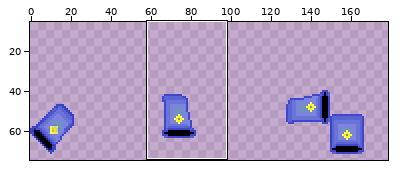
Sprite sheet: TeddysAdventure/TeddysAdventure/TeddysAdventureContent/Objects/PulseArm.png. Above, an overview of the earlier version with the close-up marked.
Close-up. Before the edit:
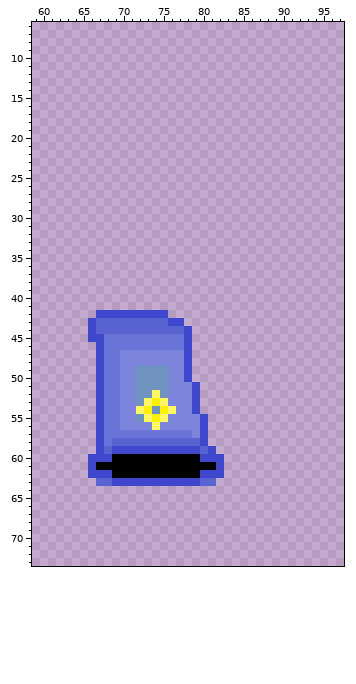
The file is 200x75 pixels. Colours within 5 levels of each other are drawn and written as one. Shown: x 59..97, y 6..73. The wide view leaves out empty margins. The commit also changed other parts of the picture, which this record leaves out.
After:
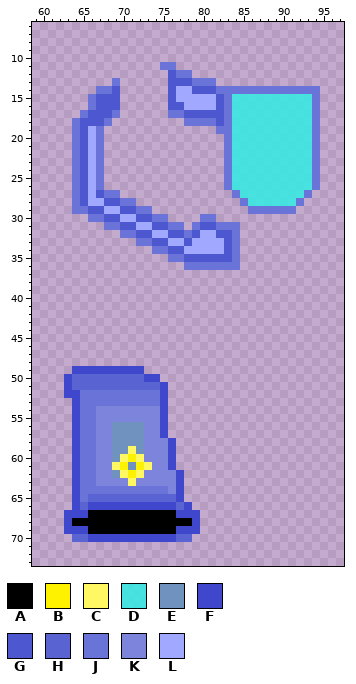
Palette (. is transparent): A #000000  B #fff200  C #fff862  D #2bf1e5ce  E #7092be  F #3f48cc  G #4d57d0  H #5963d2  J #6a73d7  K #7c84dc  L #a1a8ff
Diff:
@@ x 59..97 @@
 10 .......................................
-11 .......................................
-12 .......................................
-13 .......................................
-14 .......................................
-15 .......................................
-16 .......................................
-17 .......................................
-18 .......................................
-19 .......................................
-20 .......................................
-21 .......................................
-22 .......................................
-23 .......................................
-24 .......................................
-25 .......................................
-26 .......................................
-27 .......................................
-28 .......................................
-29 .......................................
-30 .......................................
-31 .......................................
-32 .......................................
-33 .......................................
-34 .......................................
-35 .......................................
-36 .......................................
+11 ................JJ.....................
+12 .................GJJ...................
+13 ..........J......GGGJJJ................
+14 ........JJG......GLLGGGJJJJJJJJJJJJJ...
+15 .......JGGG......GLLLLLGJDDDDDDDDDDJ...
+16 .......JGGG......GGLLLLGJDDDDDDDDDDJ...
+17 ......JGGGJ......JJGGGGGJDDDDDDDDDDJ...
+18 .....JGGGJ.........JJJJGJDDDDDDDDDDJ...
+19 .....JGLJ..............JJDDDDDDDDDDJ...
+20 .....JGLJ...............JDDDDDDDDDDJ...
+21 .....JGLJ...............JDDDDDDDDDDJ...
+22 .....JGLJ...............JDDDDDDDDDDJ...
+23 .....JGLJ...............JDDDDDDDDDDJ...
+24 .....JGLJ...............JDDDDDDDDDDJ...
+25 .....JGLJ...............JDDDDDDDDDDJ...
+26 .....JGLJ...............JDDDDDDDDDDJ...
+27 .....JGLGJJ..............JDDDDDDDDJ....
+28 .....JGLLGGJJ.............JDDDDDDJ.....
+29 .....JJGGLLGGJJ............JJJJJJ......
+30 .......JJGGLLGGJJ....JJ................
+31 .........JJGGLLGGJJ.JGGJJJ.............
+32 ...........JJGGLLGGJGLLGGJ.............
+33 .............JJGGLLGLLLLGJ.............
+34 ...............JJGGLLLLLGJ.............
+35 .................JJGGGGGGJ.............
+36 ...................JJJJJJJ.............
 37 .......................................
@@ x 61..84 @@
 41 ........................
-42 ......FFFFFFFFF.........
-43 .....FHHHHHHHHHFF.......
-44 .....FHHHHHHHHHHHF......
-45 .....FFJJJJJJJJJJF......
-46 ......FJJJJJJJJJJF......
-47 ......FJJKKKKKKKKF......
-48 ......FJJKKKKKKKKF......
-49 ......FJJKKEEEEKKF......
-50 ......FJJKKEEEEKKF......
-51 ......FJJKKEEEEKKKF.....
-52 ......FJJKKEECEKKKF.....
-53 ......FJJKKECBCKKKF.....
-54 ......FJJKKCBEBCKKF.....
-55 ......FJJKKECBCKKKKF....
-56 ......FJJKKKKCKKKKKF....
-57 ......FJJJJJJJJJJJKF....
-58 ......FJHHHHHHHHHHHF....
-59 ......FHFFFFFFFFFFFHF...
-60 .....FFFAAAAAAAAAAAFFF..
-61 .....FAAAAAAAAAAAAAAAF..
-62 .....FFFAAAAAAAAAAAFFF..
-63 ......HHFFFFFFFFFFFHH...
-64 ........................
-65 ........................
-66 ........................
-67 ........................
-68 ........................
-69 ........................
-70 ........................
+42 ........................
+43 ........................
+44 ........................
+45 ........................
+46 ........................
+47 ........................
+48 ........................
+49 ...FFFFFFFFF............
+50 ..FHHHHHHHHHFF..........
+51 ..FHHHHHHHHHHHF.........
+52 ..FFJJJJJJJJJJF.........
+53 ...FJJJJJJJJJJF.........
+54 ...FJJKKKKKKKKF.........
+55 ...FJJKKKKKKKKF.........
+56 ...FJJKKEEEEKKF.........
+57 ...FJJKKEEEEKKF.........
+58 ...FJJKKEEEEKKKF........
+59 ...FJJKKEECEKKKF........
+60 ...FJJKKECBCKKKF........
+61 ...FJJKKCBEBCKKF........
+62 ...FJJKKECBCKKKKF.......
+63 ...FJJKKKKCKKKKKF.......
+64 ...FJJJJJJJJJJJKF.......
+65 ...FJHHHHHHHHHHHF.......
+66 ...FHFFFFFFFFFFFHF......
+67 ..FFFAAAAAAAAAAAFFF.....
+68 ..FAAAAAAAAAAAAAAAF.....
+69 ..FFFAAAAAAAAAAAFFF.....
+70 ...HHFFFFFFFFFFFHH......
 71 ........................
Boxes around the changes in both close-ups, in picture pixels (x1, y1, x2, y2):
added: (72, 62, 320, 270)
changed: (64, 310, 224, 542)
